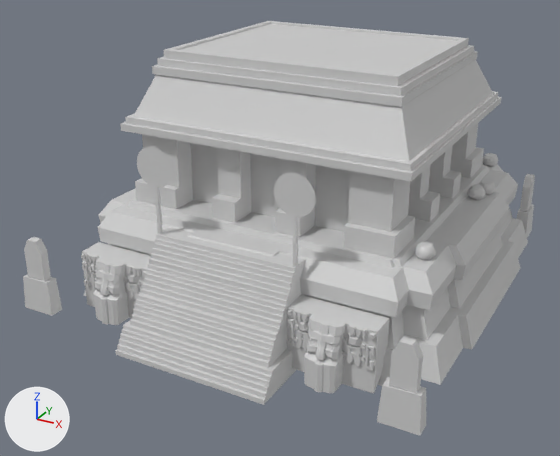
The COLLADA model art/meshes/structural/maya_protoclassic/cc_3.dae as it was, and as the next commit left it.
Before and after are seen from a 50 mm camera at (22.9, -42.3, 24.0) aimed at (-0.6, 0.5, 2.7). Arrows for +X, +Y and +Z are at lower left; the lights stay in place. Where no turn or scale is listed for an object, it has been applied to the vertices.

In view in the first picture: 'cc_3'.
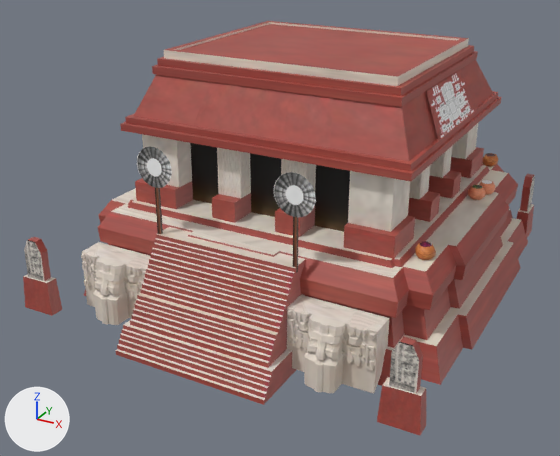
The newer file is also turned or shifted as a whole; pictures and numbers use the older file's frame.

Location of each change, [x1, y1, x2, y2] in pixels of the pictures (560 x 456 px):
'cc_3', surface changed (grey to brown): [23, 21, 535, 435] in both

What the commit changed:
Picture 'maya_protoclassic_struct.png' (img_maya_protoclassic_struct_png) is new.
In material 'TEXTURA_FINAIS_MAIA_002' (mat_textura_finais_maia_002), base_color is no longer (0.64, 0.64, 0.64), light grey #d1d1d1.
In material 'TEXTURA_FINAIS_MAIA_002' (mat_textura_finais_maia_002), roughness goes from 0.44 to 0.5.
In material 'TEXTURA_FINAIS_MAIA_002' (mat_textura_finais_maia_002), texture is now set to img_maya_protoclassic_struct_png.
